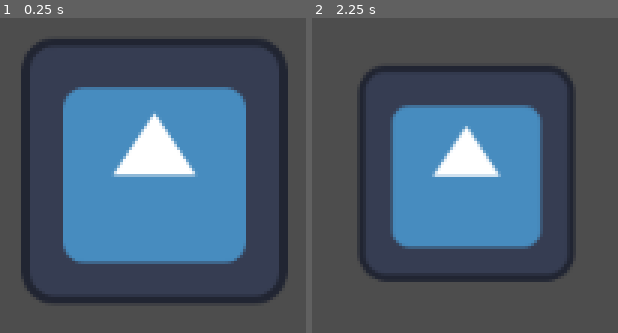
Above: before the commit, frames 1-2 (left to right).
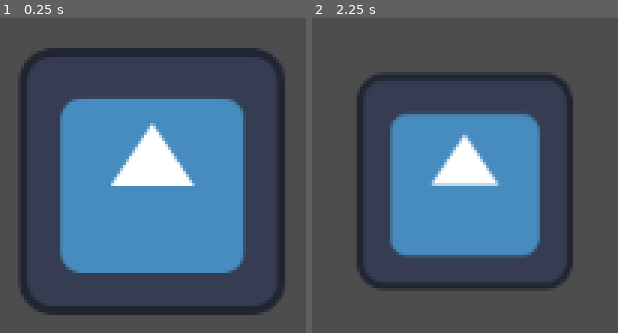
Above: after the commit, the same moments.

Repository: indubitablement2/eos
Game: Godot game, scene res://core/scene/main.tscn
Same seed, same stepped clock (60 frames per second), same inputs: the game is played once before the commit and once after it. The engine's default icon, where the game draws it, is replaced by a stand-in: a white triangle on a blue panel in a dark square.
Inputs (mouse positions are in pixels of both pictures, inside the frame that each line leads up to):
- Up to frame 1 (0.25 s): no input
- Up to frame 2 (2.25 s): tap Enter at 0.5, 2 s; move the mouse to (outside the picture) at 0.52 s; tap Middle mouse button (camera_drag) at 0.6 s; click (outside the picture) at 0.67 s; tap Space at 1.25 s; drag from (outside the picture) to (outside the picture) at 1.27 s; move the mouse to (outside the picture) at 2.02 s; tap Mouse wheel down (camera_zoom_out) at 2.1 s; click (outside the picture) at 2.17 s

The runs differ from the first frame. In frame 1, 18% of the frame differs, in the area x 5-95%, y 6-95%; in frame 2, 11%.
Error before the commit: Assertion failed. (res://core/singleton/server_connection.gd:73)

Commit message:
Client can connect to central server/send packets

Diff:
--- a/client/core/fleet.gd
+++ b/client/core/fleet.gd
@@ -12,8 +12,8 @@
 	add_child(sp)
 
 
-func _process(_delta: float) -> void:
-	position = previous_position.lerp(next_position, Metascape.interpolation)
+#func _process(_delta: float) -> void:
+#	position = previous_position.lerp(next_position, Metascape.interpolation)
 
 
 func set_partial_info(_num_ship: int) -> void:
--- a/client/core/scene/main.gd
+++ b/client/core/scene/main.gd
@@ -1,4 +1,14 @@
 extends Node
 
 func _ready() -> void:
-	ServerConnection.log_in()
+	ServerConnection.central_login_result.connect(_on_central_login_result)
+
+	ServerConnection.log_in("user", "pass")
+
+
+func _on_central_login_result(result: bool, reason: String) -> void:
+	if result:
+		print("is work!")
+		ServerConnection.send_central_global_message(123, "Hello server!")
+	else:
+		push_warning("don't work: ", reason)
--- /dev/null
+++ b/client/core/singleton/battlescape.gd
@@ -0,0 +1 @@
+extends Node2D
--- /dev/null
+++ b/client/core/singleton/battlescape.tscn
@@ -0,0 +1,14 @@
+[gd_scene load_steps=4 format=3 uid="uid://dyxlx5o2hh1ti"]
+
+[ext_resource type="Script" path="res://core/singleton/battlescape.gd" id="1_uwp7t"]
+[ext_resource type="Texture2D" uid="uid://cke4taba0wnvh" path="res://icon.svg" id="2_05h1t"]
+[ext_resource type="PackedScene" uid="uid://dmb4ocmtfjt8g" path="res://core/scene/camera/camera.tscn" id="3_ufskd"]
+
+[node name="Battlescape" type="Node2D"]
+script = ExtResource("1_uwp7t")
+
+[node name="Camera" parent="." instance=ExtResource("3_ufskd")]
+
+[node name="Icon" type="Sprite2D" parent="."]
+position = Vector2(-1, 0)
+texture = ExtResource("2_05h1t")
--- a/client/core/singleton/server_connection.gd
+++ b/client/core/singleton/server_connection.gd
@@ -1,165 +1,94 @@
 extends Node
 
 
-enum LoginState {
-	NONE,
-	SENDING_LOGIN,
-	WAITING_ON_RESPONSE,
-	SUCCESS,
+## Id for packet received from central server.
+enum CentralClientPacket {
+	LoginSuccess = 1,
+	GlobalMessage = 10,
+}
+## Id for packet sent to central server.
+enum ClientCentralPacket {
+	GlobalMessage = 10,
 }
 
 const CENTRAL_ADDR := "ws://[::1]:8461"
-const INSTANCE_PORT := 7245
+var central_socket := WebSocketPeer.new()
+var central_login_packet := []
+var central_logged_in := false
 
-const LOGIN_TIMEOUT := 10.0
-
-
-var login_timer := 0.0
-
-
-var central_socket := WebSocketPeer.new()
-var central_login_state := LoginState.NONE
-
-var username = null
-var password = null
-
-
-var instance_socket := WebSocketPeer.new()
-var instance_login_state := LoginState.NONE
-var instance_login_timer := 0.0
-
+## Our unique id.
+var client_id := 0
 ## To authenticate ourself to the instance servers.
 var token := 0
 
 
-signal central_disconnected(reason)
+var instance_socket := WebSocketPeer.new()
 
 
-func _process(delta: float) -> void:
+signal central_login_result(success: bool, reason: String)
+signal central_disconected(reason: String)
+
+
+func _process(_delta: float) -> void:
 	central_socket.poll()
 	instance_socket.poll()
 
-	match central_login_state:
-		LoginState.SENDING_LOGIN:
-			if central_socket.get_ready_state() == WebSocketPeer.STATE_OPEN:
-				central_socket.send_text(JSON.stringify({
-					"username": username,
-					"password": password}))
-				central_login_state = LoginState.WAITING_ON_RESPONSE
+	while central_socket.get_available_packet_count() > 0:
+		_parse_central_packet()
+
+	match central_socket.get_ready_state():
+		WebSocketPeer.STATE_OPEN:
+			if !central_login_packet.is_empty():
+				central_socket.put_var(central_login_packet)
+				central_login_packet = []
+		WebSocketPeer.STATE_CLOSING:
+			if central_logged_in:
+				central_disconected.emit(central_socket.get_close_reason())
 			else:
-				_login_timeout(delta)
-		LoginState.WAITING_ON_RESPONSE:
-			if central_socket.get_ready_state() == WebSocketPeer.STATE_CLOSED:
-				central_disconnected.emit(central_socket.get_close_reason())
-				central_login_state = LoginState.NONE
-			else:
-				if central_socket.get_available_packet_count() > 0:
-					_parse_central_login_response(central_socket.get_packet())
-				else:
-					_login_timeout(delta)
-		LoginState.SUCCESS:
-			if central_socket.get_ready_state() == WebSocketPeer.STATE_CLOSED:
-				central_disconnected.emit(central_socket.get_close_reason())
-				central_login_state = LoginState.NONE
-			else:
-				while central_socket.get_available_packet_count() > 0:
-					_parse_packet()
+				central_login_result.emit(false, central_socket.get_close_reason())
+			central_logged_in = false
+		WebSocketPeer.STATE_CLOSED:
+			if !central_login_packet.is_empty():
+				central_login_packet = []
+				central_login_result.emit(false, "Server unreachable")
+
+	while instance_socket.get_available_packet_count() > 0:
+		pass
 
 
-func log_in() -> void:
-	assert(central_login_state == LoginState.NONE)
+func log_in(username: String, password: String) -> void:
+	assert(central_socket.get_ready_state() == WebSocketPeer.STATE_CLOSED)
 
-	var err := central_socket.connect_to_url(CENTRAL_ADDR, TLSOptions.client_unsafe())
-	assert(err == 0)
-
-	central_login_state = LoginState.SENDING_LOGIN
-	login_timer = 0.0
+	var error := central_socket.connect_to_url(
+		CENTRAL_ADDR,
+		TLSOptions.client_unsafe())
+	if error == Error.OK:
+		central_login_packet = [true, username, password]
+	else:
+		central_login_result.emit(false, error_string(error))
 
 
-func is_logged_in() -> bool:
-	return central_login_state == LoginState.SUCCESS
+## Send a message in global chat.
+func send_central_global_message(
+	channel: int,
+	message: String) -> void:
+	central_socket.put_var([
+		ClientCentralPacket.GlobalMessage,
+		channel,
+		message])
 
 
-func central_send_move_fleet(
-	metascape_id: int,
-	fleet_id: int,
-	to: Vector2) -> void:
-		if central_login_state != LoginState.SUCCESS:
-			push_warning("Not connected")
-			return
-
-		var packet := PackedByteArray()
-		packet.resize(24)
-
-		packet.encode_u32(0, 0)
-		packet.encode_u64(4, metascape_id)
-		packet.encode_u64(12, fleet_id)
-		packet.encode_float(16, to.x)
-		packet.encode_float(20, to.y)
-
-		central_socket.send(packet)
-
-func central_send_create_practice_battlescape() -> void:
-		if central_login_state != LoginState.SUCCESS:
-			push_warning("Not connected")
-			return
-
-		var packet := PackedByteArray()
-		packet.resize(4)
-
-		packet.encode_u32(0, 1)
-
-		central_socket.send(packet)
-
-func instance_send_spawn_entity(
-	entity_data_id: int,
-	translation: Vector2,
-	angle: float) -> void:
-		if central_login_state != LoginState.SUCCESS:
-			push_warning("Not connected")
-			return
-
-		var packet := PackedByteArray()
-		packet.resize(20)
-
-		packet.encode_u32(0, 0)
-		packet.encode_u32(4, entity_data_id)
-		packet.encode_float(8, translation.x)
-		packet.encode_float(12, translation.y)
-		packet.encode_float(16, angle)
-
-		central_socket.send(packet)
-
-
-func _parse_central_login_response(packet: PackedByteArray) -> void:
-	token = packet.decode_u64(4)
-	var success := packet.decode_u32(12) != 0
-
-	if success:
-		central_login_state = LoginState.SUCCESS
-	else:
-		central_login_state = LoginState.NONE
-
-
-func _login_timeout(delta: float) -> void:
-	login_timer += delta
-	if login_timer > LOGIN_TIMEOUT:
-		_login_failed("Timeout")
-
-func _login_failed(reason: String) -> void:
-	push_warning("Login failed: ", reason)
-	central_login_state = LoginState.NONE
-	login_timer = 0.0
-
-func _parse_packet() -> void:
-	var packet := central_socket.get_packet()
-	if central_socket.was_string_packet():
-		var text := packet.get_string_from_utf8()
-		print(text)
-	else:
-		var packet_type := packet.decode_u32(0)
-		match packet_type:
-			0:
-				Metascape.add_state_packet(packet)
-			_:
-				assert(false)
+func _parse_central_packet() -> void:
+	var packet : Array = central_socket.get_var()
+	var packet_type : int = packet[0]
+	match packet_type:
+		CentralClientPacket.LoginSuccess:
+			client_id = packet[1]
+			token = packet[2]
+			central_logged_in = true
+			central_login_result.emit(true, "Login successful")
+		CentralClientPacket.GlobalMessage:
+			print(packet[3])
+		_:
+			push_error("Unknow packet: ", packet)
+			assert(false)
--- /dev/null
+++ b/client/core/singleton/util.gd
@@ -0,0 +1,9 @@
+extends Node
+
+
+## Time in seconds since the game started.
+var time := 0.0
+
+
+func _process(delta: float) -> void:
+	time += delta
--- a/client/project.godot
+++ b/client/project.godot
@@ -17,8 +17,9 @@
 
 [autoload]
 
+Util="*res://core/singleton/util.gd"
 ServerConnection="*res://core/singleton/server_connection.gd"
-Metascape="*res://core/singleton/metascape.tscn"
+Battlescape="*res://core/singleton/battlescape.tscn"
 
 [filesystem]
 
Not shown, changed: server/src/central_server/mod.rs
Not shown, changed: server/src/connection/central_client.rs
Not shown, changed: server/src/connection/client_central.rs
